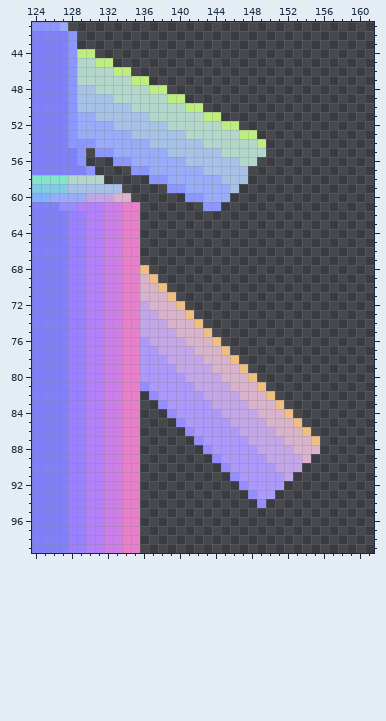
Edited in one commit: pixel-art file (Assets/Ships/NorikerMKI/WIP-NorikerMKI-NORMAL.aseprite). This is how it looked before the edit.
170x130 pixels, 1 frame. Colours within 5 levels of each other are drawn and written as one. Shown: x 124..161, y 41..99. The commit also changed other parts of the picture, which this record leaves out.
After the commit:
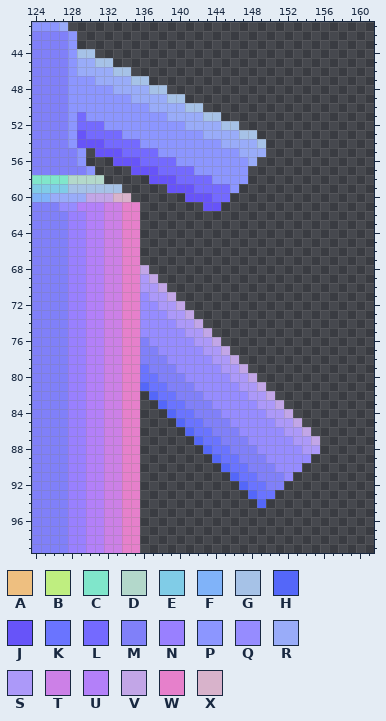
Palette (. is transparent): A #eebf80  B #bfee80  C #80e6cb  D #b3d8cb  E #80cce7  F #80b3f9  G #a6c2e7  H #5467f9  J #6754f9  K #6a74ff  L #746aff  M #8080f9  N #9980ff  P #8c96ff  Q #968cff  R #99acf9  S #ac99f9  T #cc80e7  U #b380f9  V #c2a6e7  W #e680cb  X #d8b3cb
Changes in this commit:
Changed rows in their new state; - is an unchanged pixel.
Layer "Wings":
first column x 129:
 44 GG-------------------
 45 RRGG-----------------
 46 RRRRGG---------------
 47 PPRRRRGG-------------
 48 PPPPRRRRGG-----------
 49 PPPPPPRRRRGG---------
 50 PPPPPPPPRRRRGG-------
 51 LPPPPPPPPPRRRRGG-----
 52 LLLPPPPPPPPPRRRRGG---
 53 JLLLLPPPPPPPPPRRRRGG-
 54 JJJLLLLPPPPPPPPPRRRRG
 55 --JJJLLLLPPPPPPPPPRRR
 56 ----JJJLLLLPPPPPPPPR-
 57 ------JJJLLLLPPPPPP--
 58 --------JJJLLLLPPPP--
 59 ----------JJJLLLLP---
 60 ------------JJJLL----
 61 --------------JJ-----
first column x 136:
 68 V-------------------
 69 SV------------------
 70 SSV-----------------
 71 QSSV----------------
 72 QQSSV---------------
 73 QQQSSV--------------
 74 QQQQSSV-------------
 75 QQQQQSSV------------
 76 MQQQQQSSV-----------
 77 MMQQQQQSSV----------
 78 MMMQQQQQSSV---------
 79 KMMMQQQQQSSV--------
 80 KKMMMQQQQQSSV-------
 81 HKKMMMQQQQQSSV------
 82 -HKKMMMQQQQQSSV-----
 83 --HKKMMMQQQQQSSV----
 84 ---HKKMMMQQQQQSSV---
 85 ----HKKMMMQQQQQSSV--
 86 -----HKKMMMQQQQQSSV-
 87 ------HKKMMMQQQQQSSV
 88 -------HKKMMMQQQQQSS
 89 --------HKKMMMQQQQQ-
 90 ---------HKKMMMQQQ--
 91 ----------HKKMMMQ---
 92 -----------HKKMM----
 93 ------------HKK-----
 94 -------------H------
